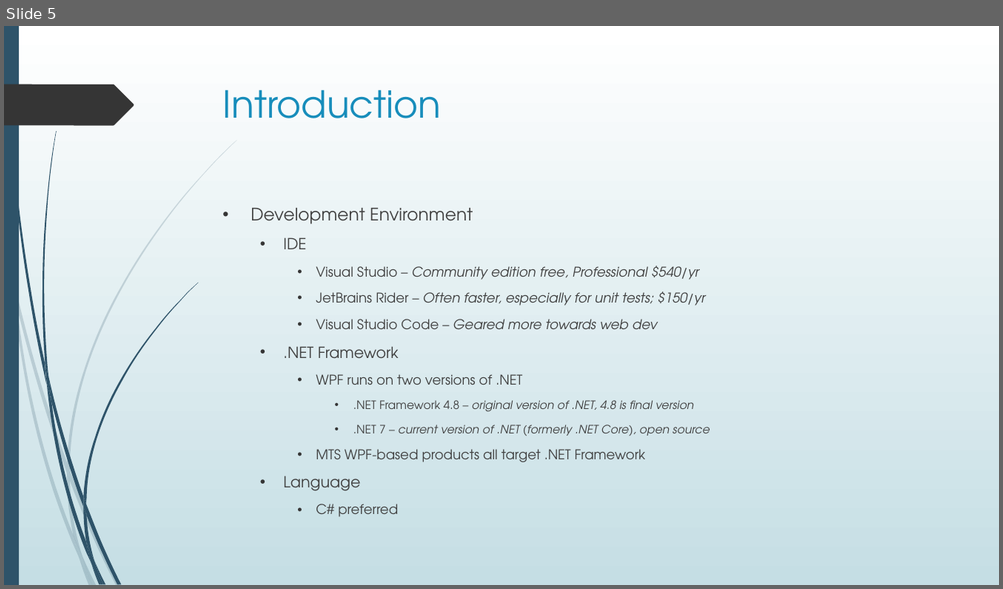
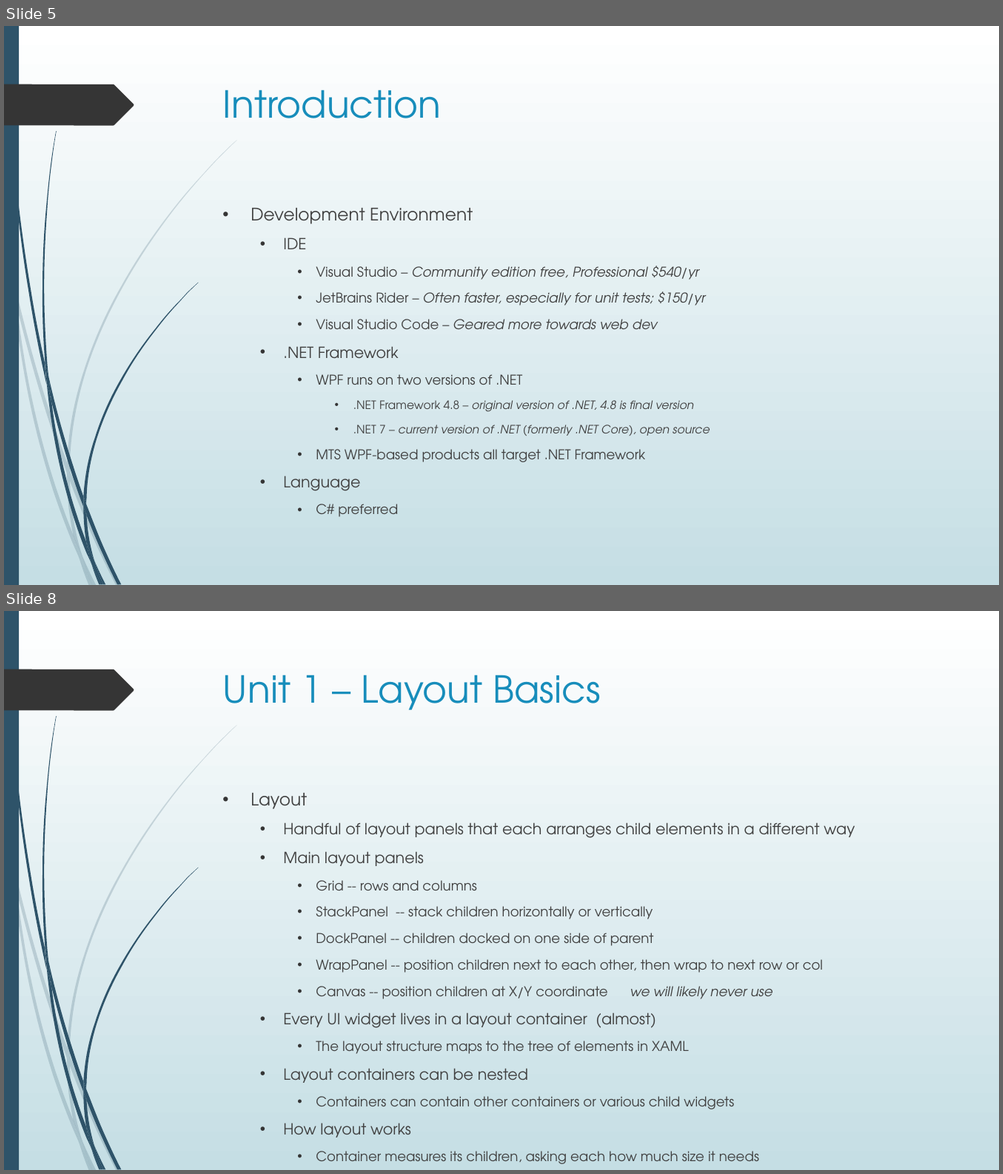
Before and after one commit to seanpsexton/wpf-workshop-solutions, a slide deck: WPF-Workshop-Sexton-Oct2023.pptx. Shown one above the other, each under a label of ours: slide 5 before the commit, slides 5 and 8 after it; the slides between them are not shown. The pictures are 1003x589 and 1003x1174 pixels, drawn with LibreOffice and Linux fonts; fonts in the diff are those of the drawing. Boxes give left, top, right and bottom in pixels: in the first picture for what was removed or moved away, otherwise in the second. Text is boxed around its words. In the diff, an @@ line names an element or a change of style, - is before the commit and + after.

Commit message:
PPT Unit 1

```diff
--- a/WPF-Workshop-Sexton-Oct2023.pptx
+++ b/WPF-Workshop-Sexton-Oct2023.pptx
@@ slide 8 added at box(4, 611, 999, 1170), background gradient #FFFFFF to #C5DEE5; not listed: 24 template elements that a slide beside it also shows @@
@@ title added at box(223, 675, 600, 710), 36 pt, text #178DBB @@
+Unit 1 – Layout Basics
@@ text added at box(250, 793, 854, 1165), 12.9 pt, text #404040 @@
+• Layout
+  • Handful of layout panels that each arranges child elements in a different way
+  • Main layout panels
+    • Grid -- rows and columns
+    • StackPanel -- stack children horizontally or vertically
+    • DockPanel -- children docked on one side of parent
+    • WrapPanel -- position children next to each other, then wrap to next row or col
+    • Canvas -- position children at X/Y coordinate we will likely never use
+  • Every UI widget lives in a layout container (almost)
+    • The layout structure maps to the tree of elements in XAML
+  • Layout containers can be nested
+    • Containers can contain other containers or various child widgets
+  • How layout works
+    • Container measures its children, asking each how much size it needs
+    • Then arranges its children
```
Also in this commit, not shown: 4 other slides added.
